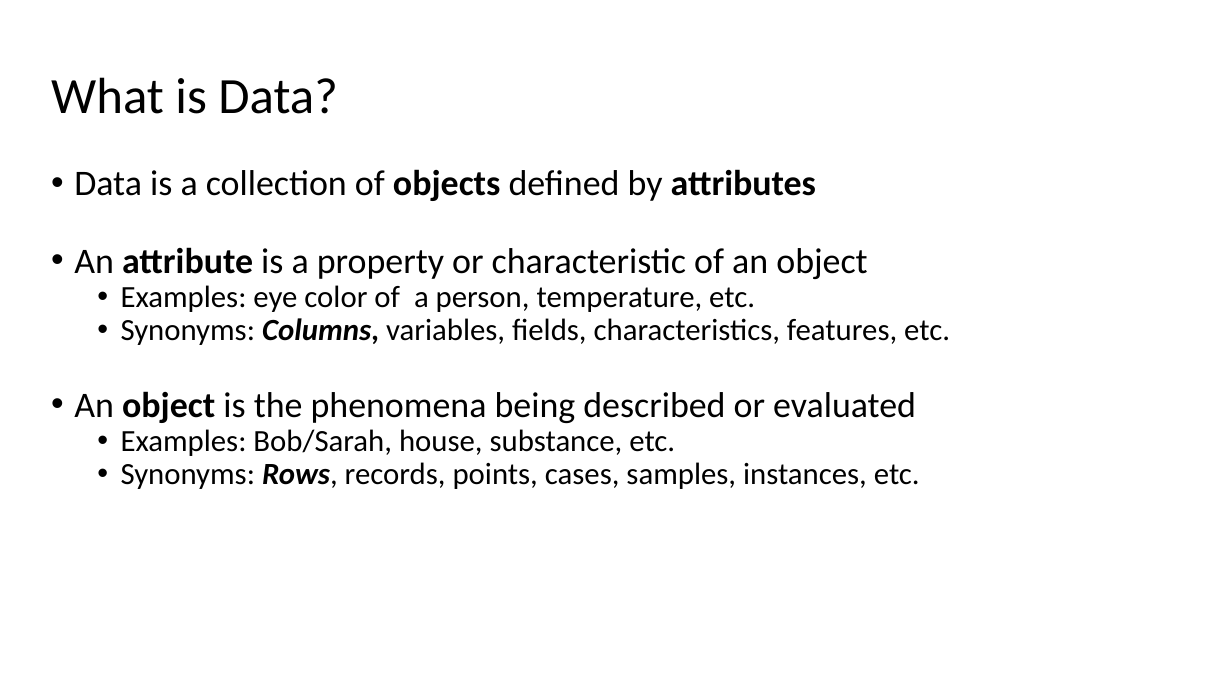
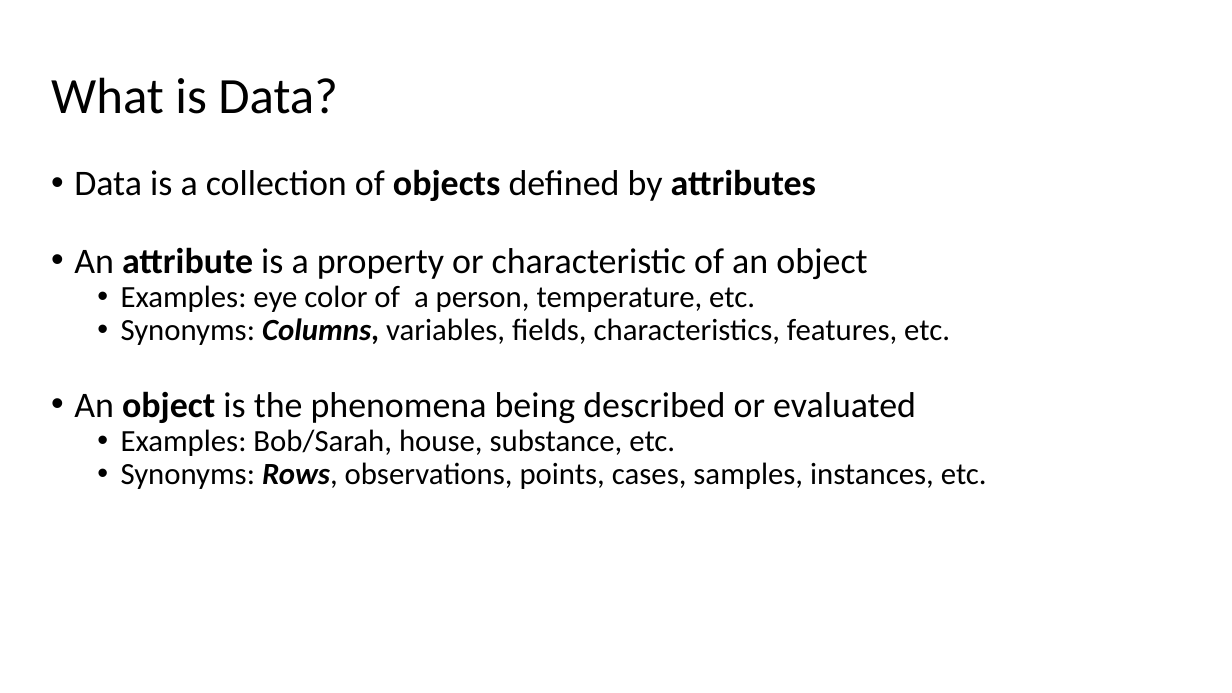
Before and after one commit to RAJohansen/UCL_Workshops, a slide deck: slide 10 of Intro_to_R/Introduction to R.pptx. Drawn at 1232x693 pixels with LibreOffice and Linux fonts; fonts in the diff are those of the drawing. Boxes give left, top, right and bottom in pixels: in the first picture for what was removed or moved away, otherwise in the second. Text is boxed around its words. In the diff, an @@ line names an element or a change of style, - is before the commit and + after.

```diff
--- a/Intro_to_R/Introduction to R.pptx
+++ b/Intro_to_R/Introduction to R.pptx
@@ text at (x1=121, y1=462, x2=987, y2=489): text changed @@
-  • Synonyms: Rows, records, points, cases, samples, instances, etc.
+  • Synonyms: Rows, observations, points, cases, samples, instances, etc.
```
Also in this commit, not shown: 2 other slides changed, 1 slide added.
